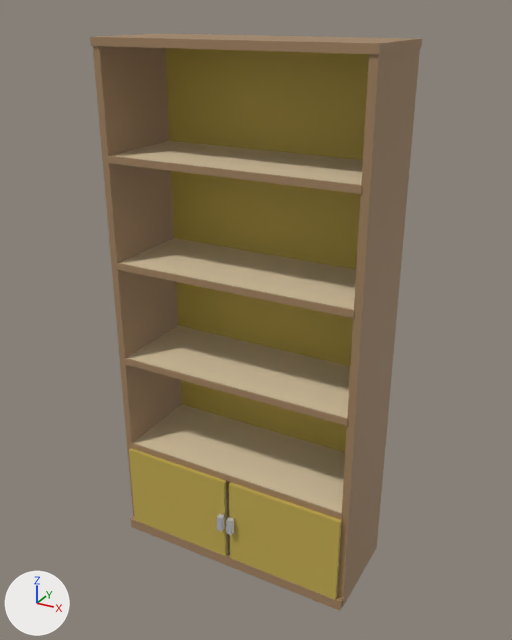
The glTF model public/models/bookcase.glb: old version first, new version second.
Camera for both pictures: a 50 mm lens placed at (1.084, -1.942, 1.9), pointed at (0.015, 0.001, 0.929). Lighting does not change. The marker at lower left points along +X, +Y and +Z. The older version comes first.

The first picture shows 'back', 'door_l', 'door_r', 'plinth', 'shelf_edges', 'shelves', 'sides', 'top' and 1 more.
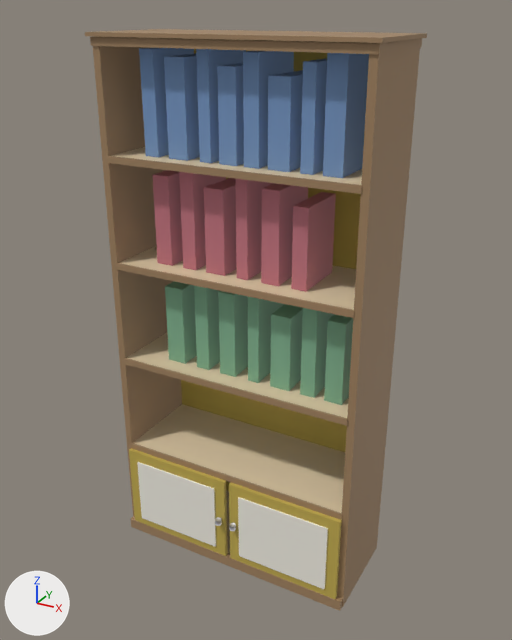
What differs and where, as boxes [x1, y1, x2, y2] in the pictures (512 x 640 px):
'books_top', added (blue)
    after: [139, 48, 369, 178]
'books_mid_upper', added
    after: [153, 170, 336, 292]
'books_mid_lower', added (green)
    after: [165, 281, 353, 405]
'door_panels', added
    after: [137, 462, 328, 589]
'crown_molding', added (brown)
    after: [85, 29, 427, 43]
'back', unchanged, covered by the edit
    before: [165, 48, 369, 491]
    after: [181, 49, 361, 491]
'door_r', unchanged, covered by the edit
    both: [229, 483, 342, 599]
'door_l', unchanged, covered by the edit
    both: [129, 448, 228, 556]

The change, as a list of edits to the scene's bpy script:
```text
Add ob_door_panels:
    ob_door_panels = bpy.data.objects.new('door_panels', me_door_panels)  # a box spanning x -0.39..-0.05, y -0.192..-0.188, z 0.07..0.33; a box spanning x 0.05..0.39, y -0.192..-0.188, z 0.07..0.33; in mat_door_panels_mat (white #f3f0e5)
    ob_door_panels.location = (0.0, 0.0, 0.0)
Add ob_books_mid_lower:
    ob_books_mid_lower = bpy.data.objects.new('books_mid_lower', me_books_mid_lower)  # a box spanning x -0.285..-0.215, y -0.1..0.1, z 0.75..1.03; a box spanning x -0.165..-0.115, y -0.1..0.1, z 0.75..1.09; a box spanning x -0.07..-0.01, y -0.1..0.1, z 0.75..1.05; a box spanning x 0.04..0.08, y -0.1..0.1, z 0.75..1.07; a box spanning x 0.125..0.195, y -0.1..0.1, z 0.75..1.01; a box spanning x 0.235..0.285, y -0.1..0.1, z 0.75..1.09; a box spanning x 0.32..0.38, y -0.1..0.1, z 0.75..1.03; in mat_books_mid_lower_mat (green #81b390)
    ob_books_mid_lower.location = (0.0, 0.0, 0.0)
Add ob_books_mid_upper:
    ob_books_mid_upper = bpy.data.objects.new('books_mid_upper', me_books_mid_upper)  # a box spanning x -0.31..-0.25, y -0.1..0.1, z 1.11..1.41; a box spanning x -0.205..-0.155, y -0.1..0.1, z 1.11..1.45; a box spanning x -0.115..-0.045, y -0.1..0.1, z 1.11..1.39; a box spanning x 0.0..0.04, y -0.1..0.1, z 1.11..1.43; a box spanning x 0.09..0.15, y -0.1..0.1, z 1.11..1.41; a box spanning x 0.195..0.245, y -0.1..0.1, z 1.11..1.37; in mat_books_mid_upper_mat (pink #c57681)
    ob_books_mid_upper.location = (0.0, 0.0, 0.0)
Add ob_books_top:
    ob_books_top = bpy.data.objects.new('books_top', me_books_top)  # a box spanning x -0.325..-0.275, y -0.11..0.11, z 1.47..1.79; a box spanning x -0.235..-0.165, y -0.11..0.11, z 1.47..1.77; a box spanning x -0.12..-0.08, y -0.11..0.11, z 1.47..1.81; a box spanning x -0.05..0.01, y -0.11..0.11, z 1.47..1.75; a box spanning x 0.035..0.085, y -0.11..0.11, z 1.47..1.79; a box spanning x 0.115..0.185, y -0.11..0.11, z 1.47..1.73; a box spanning x 0.22..0.26, y -0.11..0.11, z 1.47..1.77; a box spanning x 0.29..0.35, y -0.11..0.11, z 1.47..1.8; in mat_books_top_mat (blue #7697c5)
    ob_books_top.location = (0.0, 0.0, 0.0)
Add ob_crown_molding:
    ob_crown_molding = bpy.data.objects.new('crown_molding', me_crown_molding)  # a box spanning x -0.465..0.465, y -0.185..0.185, z 1.824..1.836; in mat_crown_molding_mat (brown #a28360)
    ob_crown_molding.location = (0.0, 0.0, 0.0)
```
